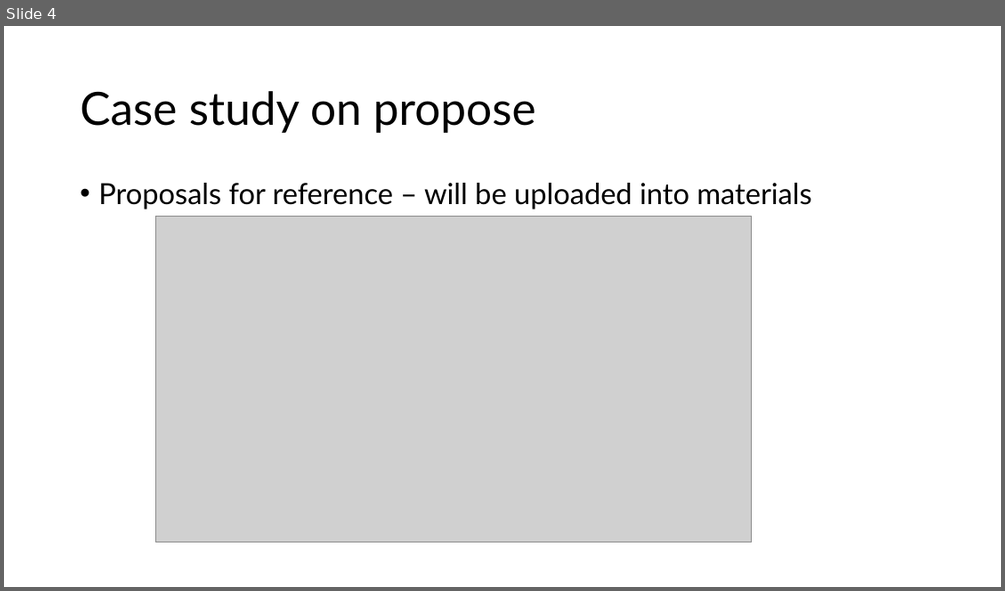
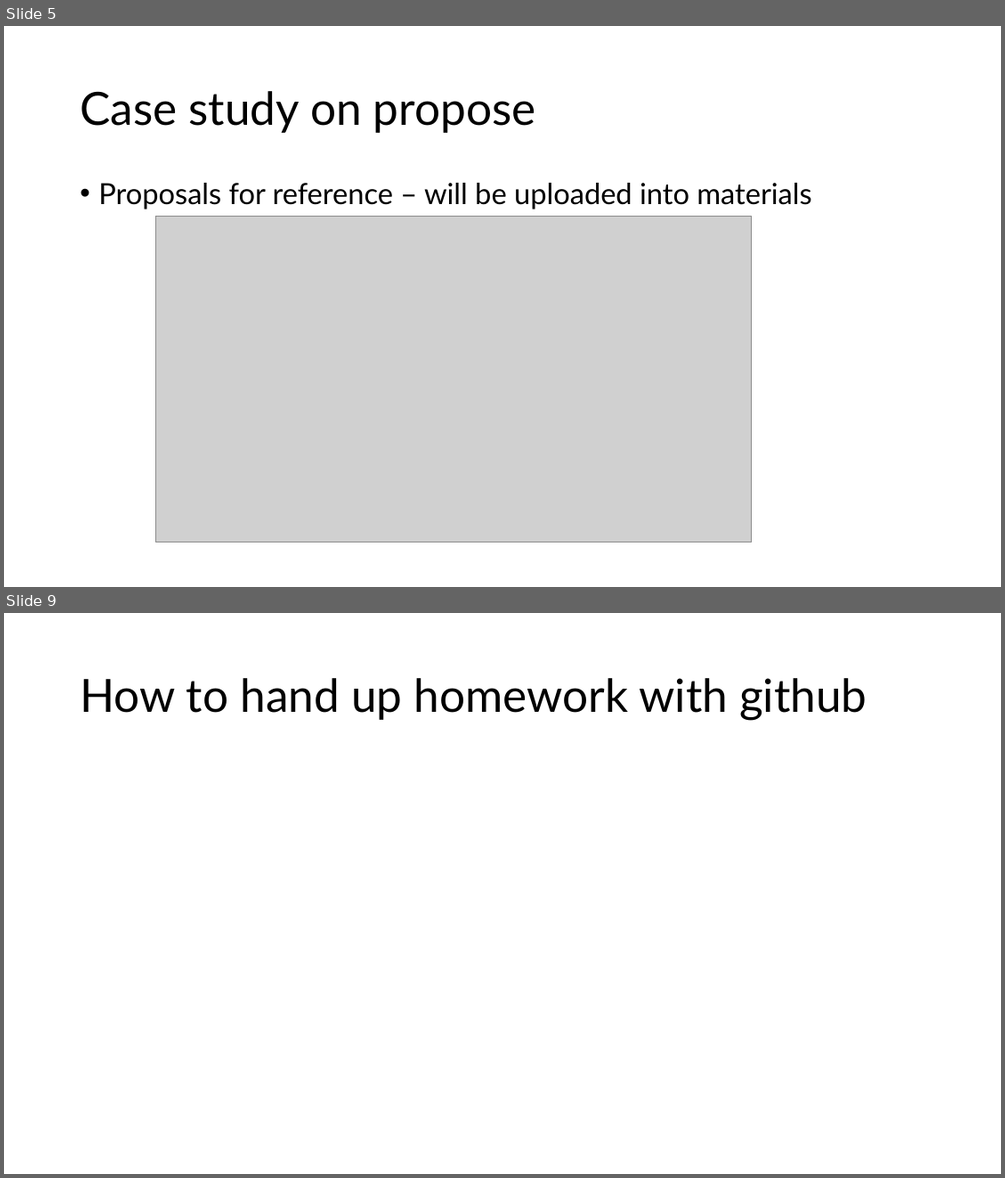
Before and after one commit to JLNU-EETC3433/courseware, a slide deck: 20241101-lesson6.pptx. Shown one above the other, each under a label of ours: slide 4 before the commit, slides 5 and 9 after it; the slides between them are not shown. The pictures are 1005x591 and 1005x1178 pixels, drawn with LibreOffice and Linux fonts; fonts in the diff are those of the drawing; grey boxes stand for pictures. Boxes give left, top, right and bottom in pixels: in the first picture for what was removed or moved away, otherwise in the second. Text is boxed around its words. In the diff, an @@ line names an element or a change of style, - is before the commit and + after.

```diff
--- a/20241101-lesson6.pptx
+++ b/20241101-lesson6.pptx
@@ slide 9 added at (4, 613, 1001, 1174), background #FFFFFF @@
@@ title added at (80, 678, 866, 720), 44 pt, text #000000 @@
+How to hand up homework with github
@@ what was slide 4 is now slide 5 @@
```
Also in this commit, not shown: 3 slides changed, 2 other slides added.
